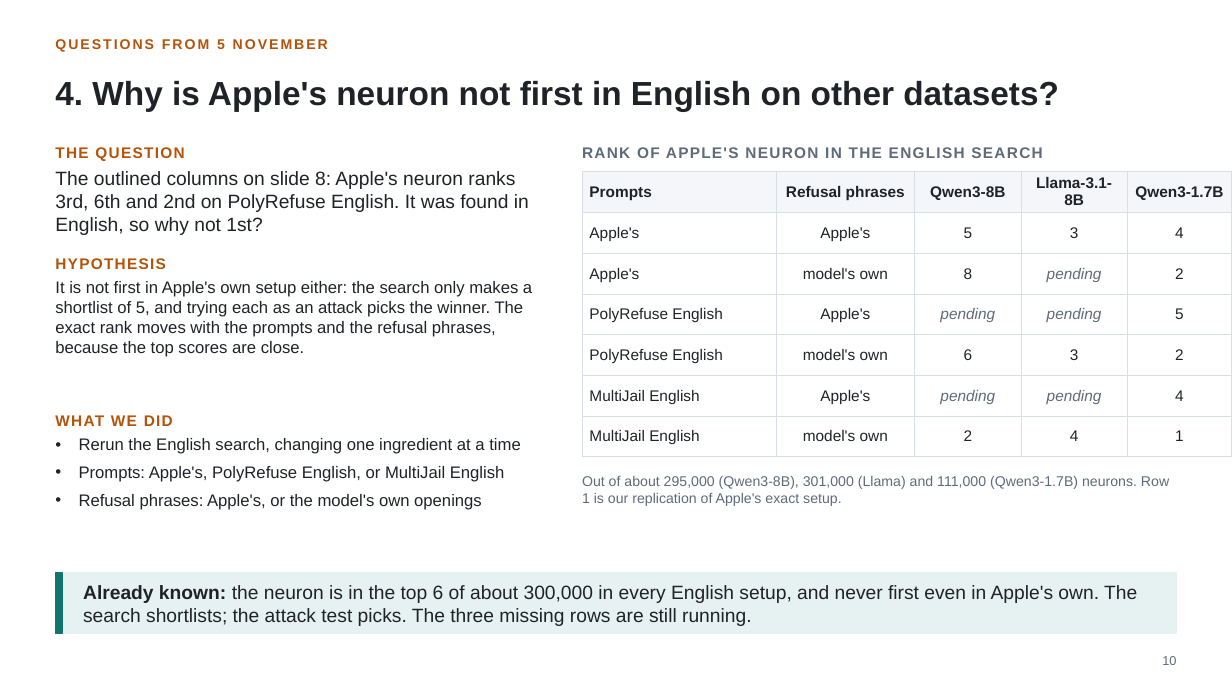
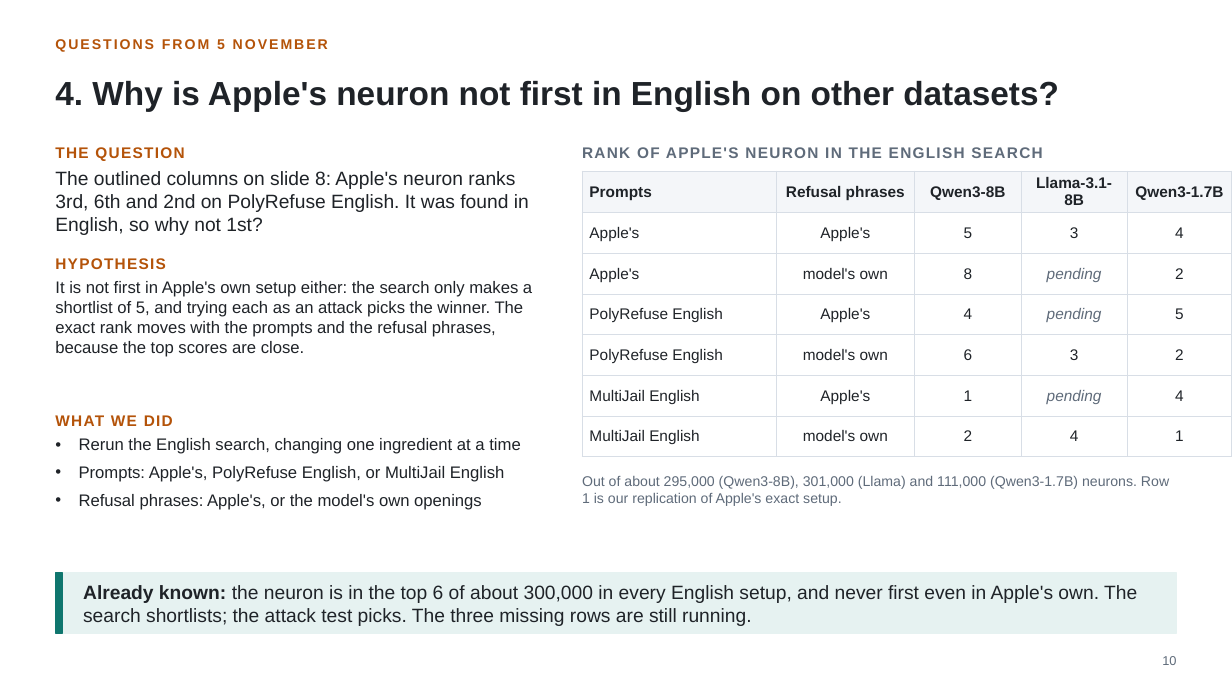
Before and after one commit to fjoad/refusal-neurons, a slide deck: slide 10 of slides/refusal_neurons_2026-11-12.pptx. Drawn at 1232x693 pixels with LibreOffice and Linux fonts; fonts in the diff are those of the drawing. Boxes give left, top, right and bottom in pixels: in the first picture for what was removed or moved away, otherwise in the second. Text is boxed around its words. In the diff, an @@ line names an element or a change of style, - is before the commit and + after.

```diff
--- a/slides/refusal_neurons_2026-11-12.pptx
+++ b/slides/refusal_neurons_2026-11-12.pptx
@@ table at (x1=582, y1=171, x2=1232, y2=448) @@
-row 4, column 3: pending
+row 4, column 3: 4
-row 6, column 3: pending
+row 6, column 3: 1
```
Also in this commit, not shown: 4 other slides changed, 3 other files.
